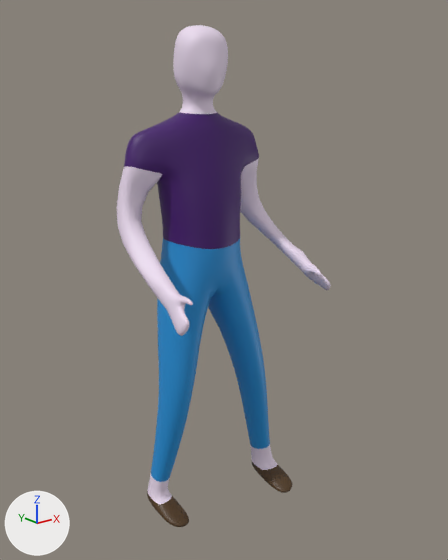
Two versions of the OBJ model assets/models/BasicGuy.obj, one commit apart.
Rendered twice from a 50 mm lens placed at (-4.41, -5.08, 4.68), pointed at (0.32, 0.84, 2.32). The axes (+X, +Y, +Z) are drawn at lower left. The lights are the same throughout. Where no turn or scale is listed for an object, it has been applied to the vertices.

Before the edit, the objects in view are built like this:
```python
me_cube = bpy.data.meshes.new('Cube')
me_cube.from_pydata(...)  # 2978 vertices, 5952 faces; spans x -0.98..1.6, y -0.12..1.69, z -1.14..5.35
# faces by material slot: [3456, 960, 960, 576]
me_cube.materials.append(mat_material)  # white #efdff3
me_cube.materials.append(mat_material_001)  # dark purple #430e6d
me_cube.materials.append(mat_material_002)  # blue #2291d8
me_cube.materials.append(mat_material_003)  # brown #4e3618
ob_cube = bpy.data.objects.new('Cube', me_cube)
ob_cube.location = (0.0, 0.0, 0.0)
```
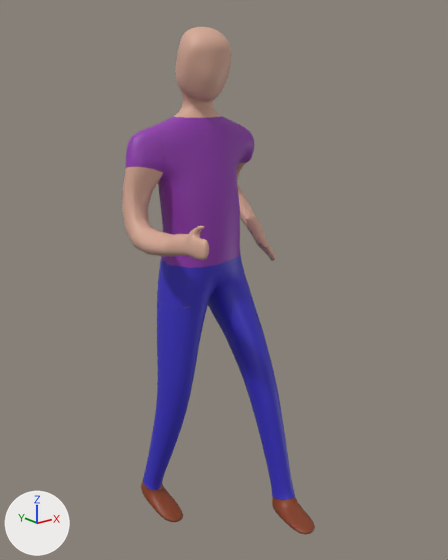
Boxes [x1, y1, x2, y2] around the edits, measured in the pictures (448 x 560 px; the box of a moved part takes in the faces that stretch with it):
'Cube', reshaped (10% narrower): before [117, 25, 331, 527]; after [122, 27, 315, 534]
part 1 of me_cube, moved or reshaped: before [122, 67, 329, 462]; after [129, 69, 285, 500]
part 2 of me_cube, recoloured (white to beige): before [117, 25, 331, 505]; after [122, 27, 300, 509]
part 3 of me_cube, recoloured: [126, 112, 248, 249] in both
part 4 of me_cube, recoloured: before [151, 238, 270, 482]; after [146, 238, 291, 482]
part 5 of me_cube, recoloured: before [147, 460, 292, 527]; after [141, 484, 315, 534]

Patch to the scene script:
```diff
--- a/assets/models/BasicGuy.obj.py
+++ b/assets/models/BasicGuy.obj.py
@@ img_basic_guy_uv_jpg @@
+img_basic_guy_uv_jpg = load_image('Basic Guy UV.jpg', '../textures/Basic Guy UV.jpg', 1024, 1024, 'sRGB')
@@ mat_guyuv @@
+mat_guyuv = principled_material('GuyUV')
+mat_guyuv.texture = img_basic_guy_uv_jpg
@@ me_cube @@
 # used by ob_cube; location = (0.0, 0.0, 0.0)
-me_cube.from_pydata(...)  # 2978 vertices, 5952 faces; spans x -0.98..1.6, y -0.12..1.69, z -1.14..5.35
+me_cube.from_pydata(...)  # 2978 vertices, 5952 faces; spans x -0.89..1.48, y -0.6..2.13, z -1.15..5.33
+# me_cube part 1: 2615 of 2978 vertices moved; they spanned x -0.98..1.6, y -0.12..1.69, z -1.14..5.35 and now span x -0.89..1.48, y -0.6..2.13, z -1.15..5.33; mean shift (-0.07, 0.01, 0.19); largest move (1.36, 0.55, -1.05) -> (0.69, -0.53, -0.81)
+# me_cube part 2: 3182 faces spanning x -0.89..1.48, y -0.31..2.13, z -0.93..5.33 switch from mat_material (white #efdff3) to mat_guyuv (picture img_basic_guy_uv_jpg)
+# me_cube part 3: 870 faces spanning x -0.77..1.23, y 0.75..1.59, z 2.77..4.39 switch from mat_material_001 (dark purple #430e6d) to mat_guyuv (picture img_basic_guy_uv_jpg)
+# me_cube part 4: 912 faces spanning x -0.5..0.88, y -0.02..1.71, z -0.59..2.86 switch from mat_material_002 (blue #2291d8) to mat_guyuv (picture img_basic_guy_uv_jpg)
+# me_cube part 5: 570 faces spanning x -0.54..0.88, y -0.6..1.83, z -1.15..-0.69 switch from mat_material_003 (brown #4e3618) to mat_guyuv (picture img_basic_guy_uv_jpg)
```
